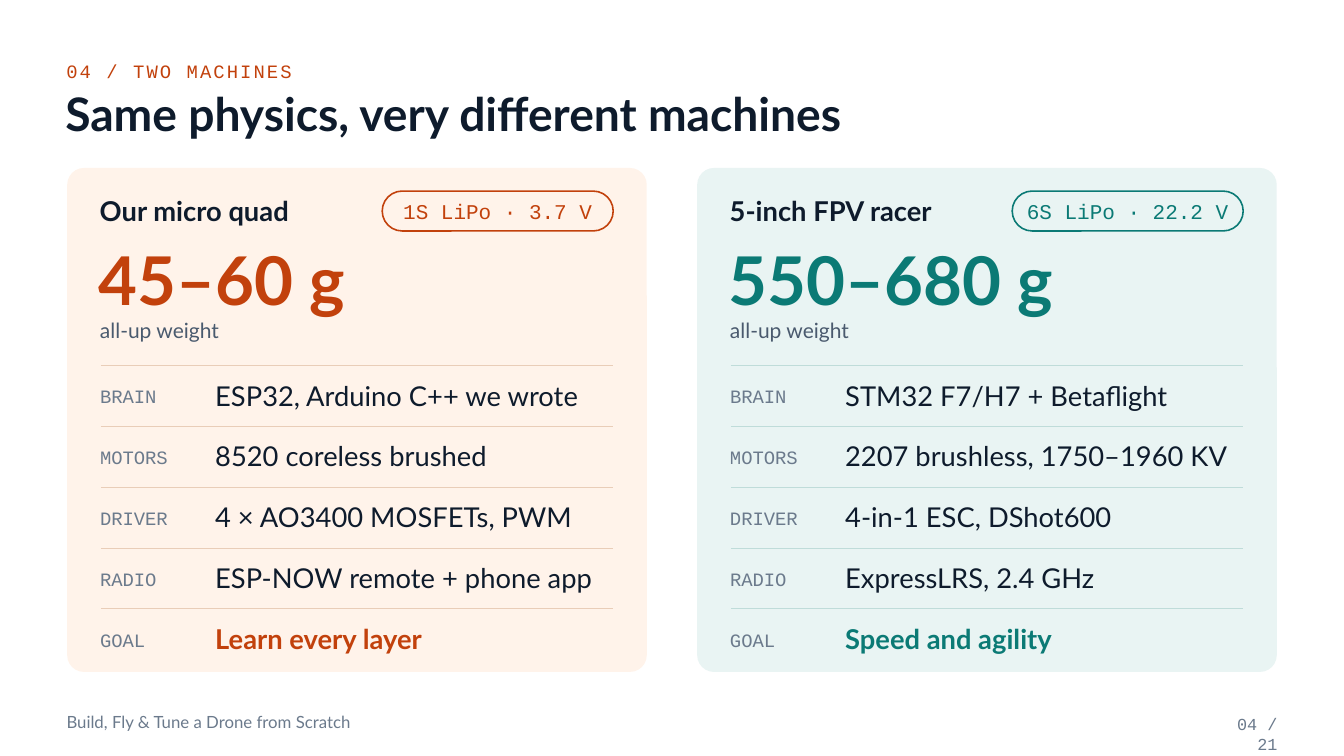
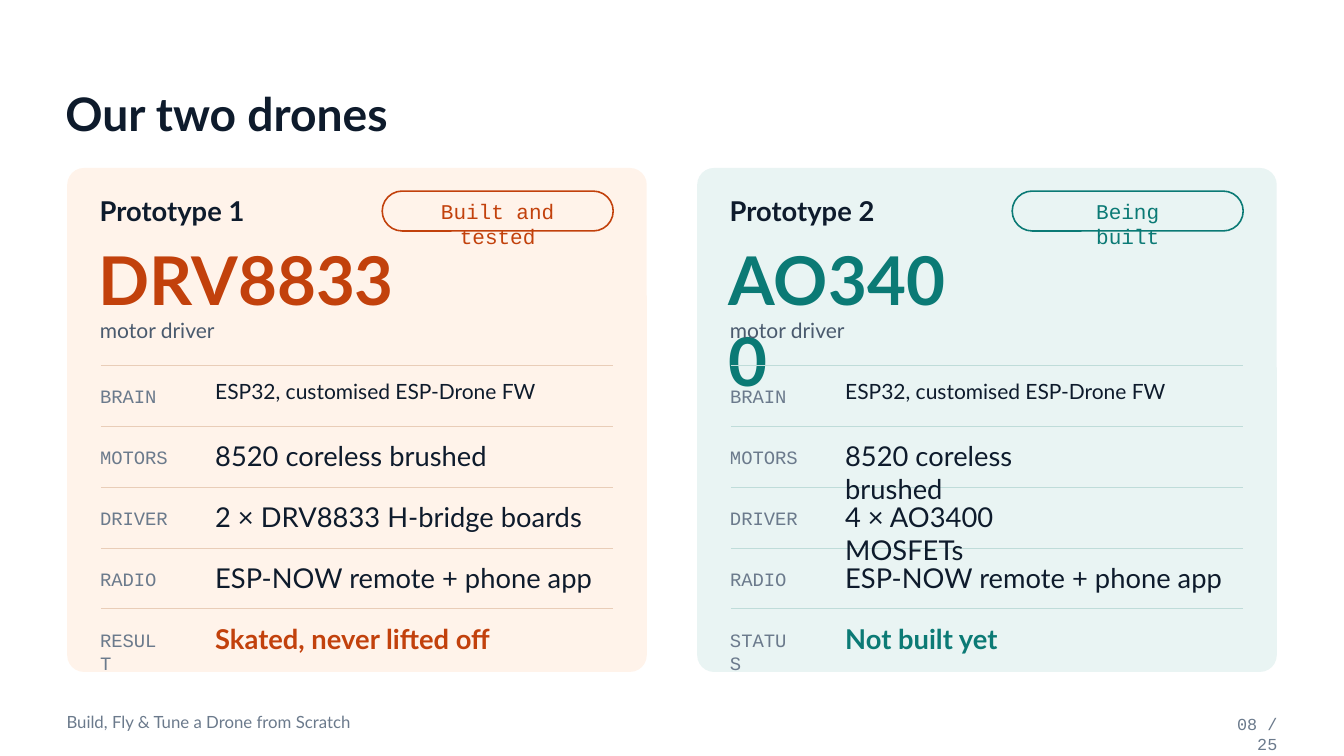
Before and after one commit to ara-aras/esp32-mini-drone, a slide deck: slide 8 of PPT/Drone_Workshop_v2.pptx (slide 4 before the commit). Drawn at 1344x756 pixels with LibreOffice and Linux fonts; fonts in the diff are those of the drawing. Boxes give left, top, right and bottom in pixels: in the first picture for what was removed or moved away, otherwise in the second. Text is boxed around its words. In the diff, an @@ line names an element or a change of style, - is before the commit and + after.

Commit message:
Workshop deck: roll/pitch morph slides, two-prototype story, simpler MOSFET diagram

```diff
--- a/PPT/Drone_Workshop_v2.pptx
+++ b/PPT/Drone_Workshop_v2.pptx
@@ text removed at (66, 65, 292, 79) @@
-04 / TWO MACHINES
@@ text at (65, 96, 387, 132): text changed @@
-Same physics, very different machines
+Our two drones
@@ text at (100, 201, 245, 226): text changed @@
-Our micro quad
+Prototype 1
@@ text at (441, 204, 554, 245): text changed @@
-1S LiPo · 3.7 V
+Built and tested
@@ text at (730, 201, 875, 226): text changed @@
-5-inch FPV racer
+Prototype 2
@@ text at (1096, 204, 1159, 244): text changed @@
-6S LiPo · 22.2 V
+Being built
@@ text at (99, 256, 394, 306): text changed @@
-45–60 g
+DRV8833
@@ text at (729, 256, 1053, 317): text changed @@
-550–680 g
+AO3400
@@ text at (100, 322, 215, 338): text changed @@
-all-up weight
+motor driver
@@ text at (730, 322, 845, 342): text changed @@
-all-up weight
+motor driver
@@ text at (215, 383, 536, 402): text changed; size 19.5 to 15 pt @@
-ESP32, Arduino C++ we wrote
+ESP32, customised ESP-Drone FW
@@ text at (845, 383, 1166, 402): text changed; size 19.5 to 15 pt @@
-STM32 F7/H7 + Betaflight
+ESP32, customised ESP-Drone FW
@@ text at (845, 446, 1012, 500): text changed @@
-2207 brushless, 1750–1960 KV
+8520 coreless brushed
@@ text at (215, 507, 582, 532): text changed @@
-4 × AO3400 MOSFETs, PWM
+2 × DRV8833 H-bridge boards
@@ text at (845, 507, 993, 561): text changed @@
-4-in-1 ESC, DShot600
+4 × AO3400 MOSFETs
@@ text at (845, 568, 1222, 593): text changed @@
-ExpressLRS, 2.4 GHz
+ESP-NOW remote + phone app
@@ text at (215, 628, 490, 653): text changed @@
-Learn every layer
+Skated, never lifted off
@@ text at (845, 628, 998, 654): text changed @@
-Speed and agility
+Not built yet
@@ text at (100, 634, 145, 647): text changed @@
-GOAL
+RESULT
@@ text at (730, 634, 775, 647): text changed @@
-GOAL
+STATUS
@@ text at (1237, 719, 1277, 750): text changed @@
-04 / 21
+08 / 25
```
Also in this commit, not shown: 20 other slides changed, 4 slides added.
